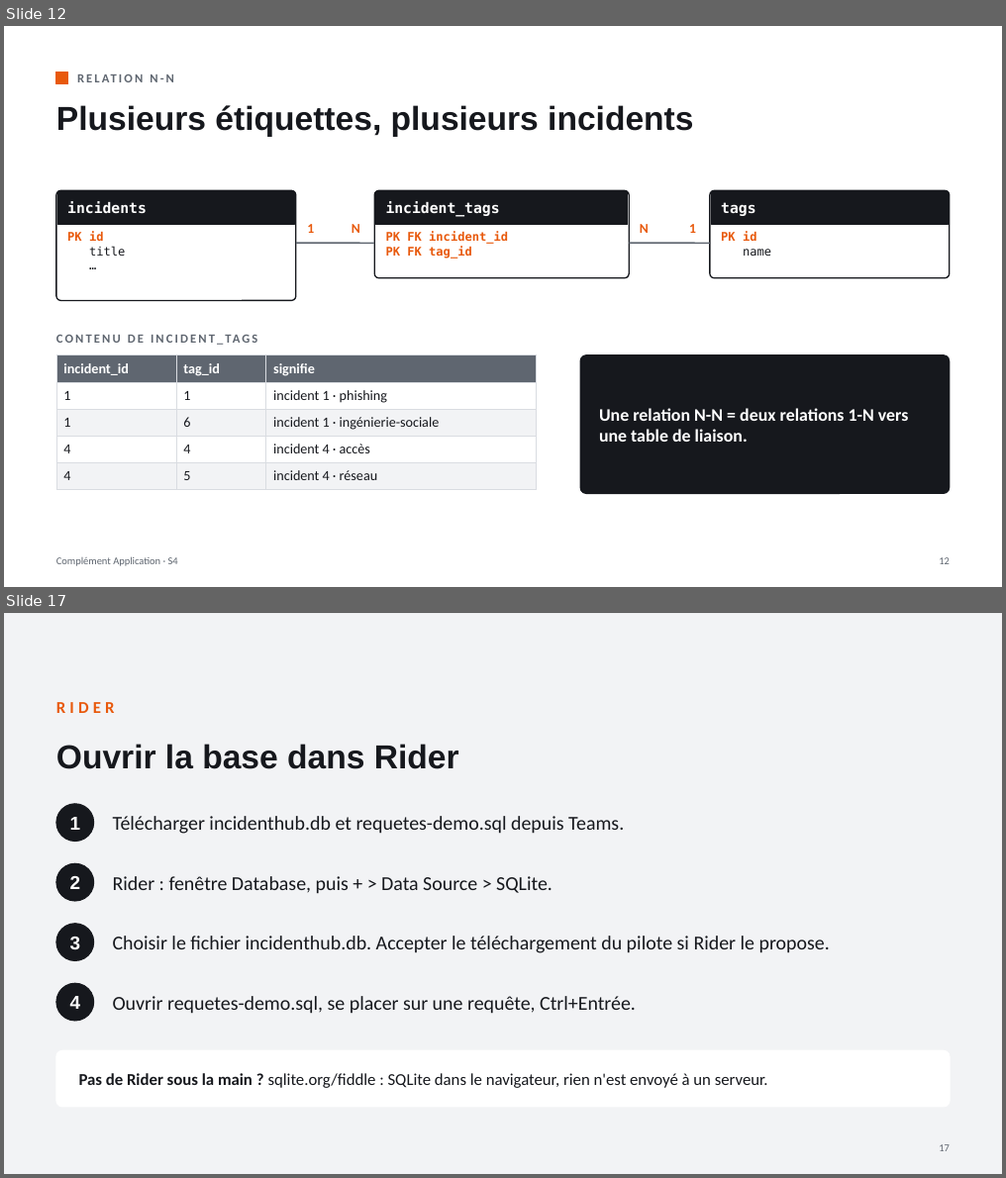
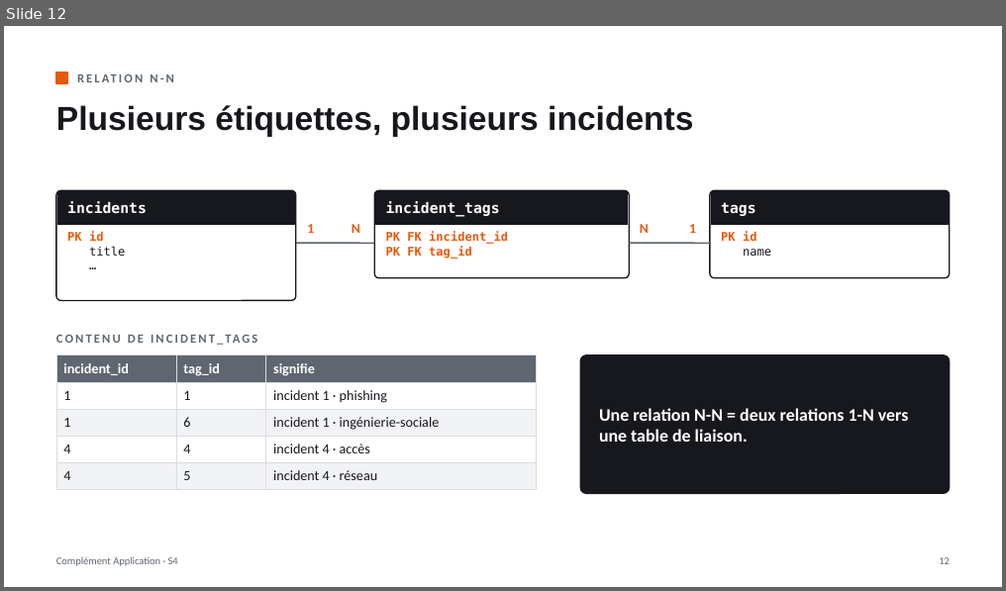
Before and after one commit to lle-condorcet/condorcet-2027, a slide deck: slides/LLE_CA_S04_Les_donnees_SQL.pptx. Shown one above the other, each under a label of ours: slides 12 and 17 before the commit, slide 12 after it; the slides between them are not shown. The pictures are 1006x1178 and 1006x591 pixels, drawn with LibreOffice and Linux fonts; fonts in the diff are those of the drawing. Boxes give left, top, right and bottom in pixels: in the first picture for what was removed or moved away, otherwise in the second. Text is boxed around its words. In the diff, an @@ line names an element or a change of style, - is before the commit and + after.

```diff
--- a/slides/LLE_CA_S04_Les_donnees_SQL.pptx
+++ b/slides/LLE_CA_S04_Les_donnees_SQL.pptx
@@ slide 17 removed at (4, 613, 1002, 1174), background #F2F3F5 @@
@@ text removed at (56, 702, 115, 713) @@
-RIDER
@@ text removed at (56, 744, 459, 769) @@
-Ouvrir la base dans Rider
@@ ellipse removed at (56, 804, 94, 842) @@
@@ text removed at (70, 817, 81, 830) @@
-1
@@ text removed at (113, 816, 624, 834) @@
-Télécharger incidenthub.db et requetes-demo.sql depuis Teams.
@@ ellipse removed at (56, 863, 94, 901) @@
@@ text removed at (70, 876, 81, 889) @@
-2
@@ text removed at (113, 876, 552, 894) @@
-Rider : fenêtre Database, puis + > Data Source > SQLite.
@@ ellipse removed at (56, 924, 94, 961) @@
@@ text removed at (70, 937, 81, 951) @@
-3
@@ text removed at (113, 936, 830, 954) @@
-Choisir le fichier incidenthub.db. Accepter le téléchargement du pilote si Rider le propose.
@@ ellipse removed at (56, 983, 94, 1021) @@
@@ text removed at (70, 996, 81, 1009) @@
-4
@@ text removed at (113, 996, 636, 1014) @@
-Ouvrir requetes-demo.sql, se placer sur une requête, Ctrl+Entrée.
@@ rounded rectangle removed at (56, 1051, 949, 1107) @@
@@ text removed at (79, 1073, 768, 1088) @@
-Pas de Rider sous la main ? sqlite.org/fiddle : SQLite dans le navigateur, rien n'est envoyé à un serveur.
@@ text removed at (939, 1145, 949, 1152) @@
-17
```
Also in this commit, not shown: 1 slide changed, 28 other slides removed, 3 other files.
